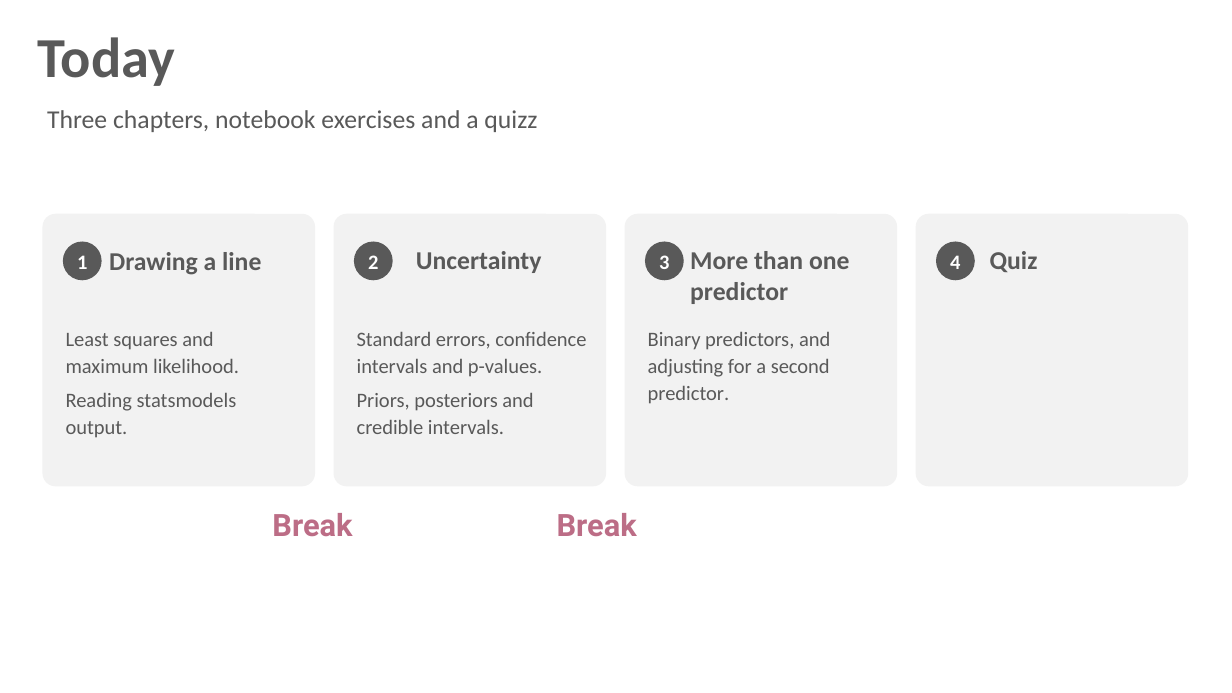
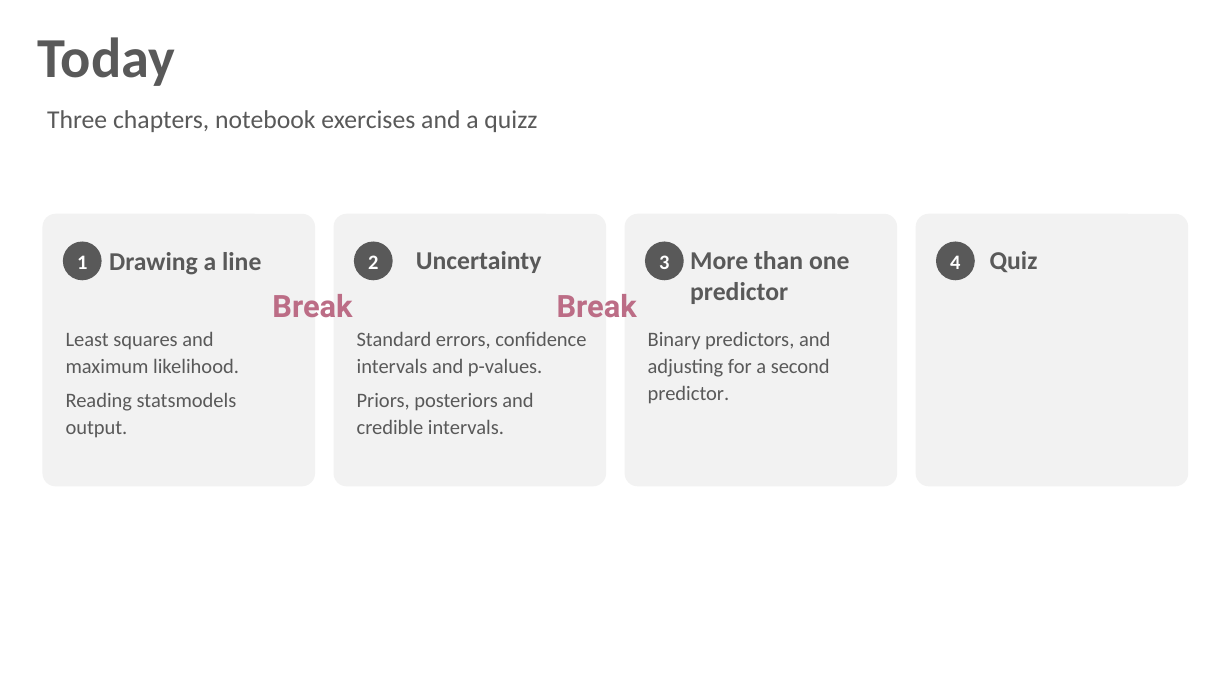
Before and after one commit to centre-for-humanities-computing/introduction-bayesian-statistics, a slide deck: slide 2 of slides/session1_linear_regressions.pptx. Drawn at 1232x693 pixels with LibreOffice and Linux fonts; fonts in the diff are those of the drawing. Boxes give left, top, right and bottom in pixels: in the first picture for what was removed or moved away, otherwise in the second. Text is boxed around its words. In the diff, an @@ line names an element or a change of style, - is before the commit and + after.

Commit message:
slides and readme

```diff
--- a/slides/session1_linear_regressions.pptx
+++ b/slides/session1_linear_regressions.pptx
@@ text "Break": place and size @@
-text "Break" at [272, 513, 352, 536]
+text "Break" at [272, 294, 352, 317]
@@ text "Break": place and size @@
-text "Break" at [557, 513, 637, 536]
+text "Break" at [557, 294, 637, 317]
```
Also in this commit, not shown: 5 other files.
